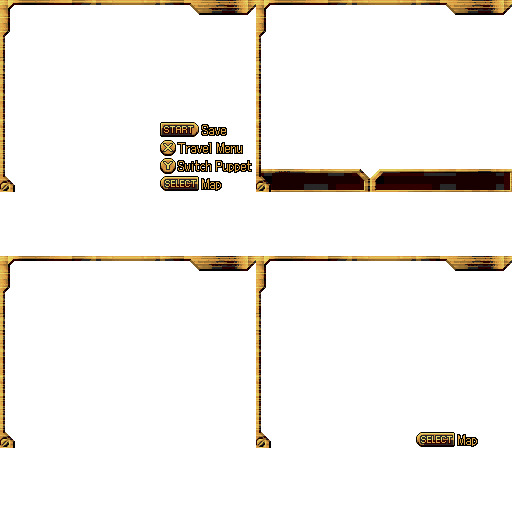
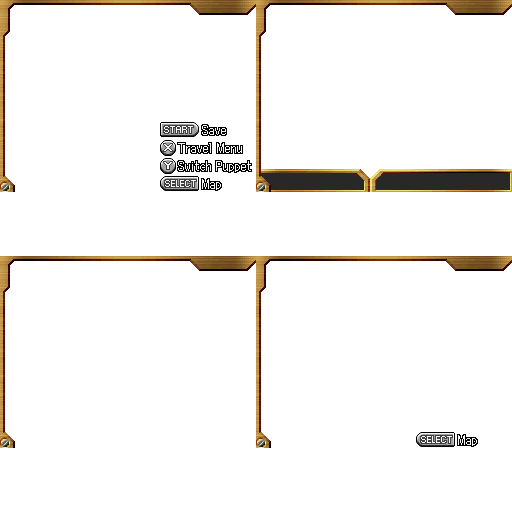
Two versions of the same layered image (512px x 512px). Layer-by-layer changes:
painted on "Layer" over [0, 0, 512, 448]
showed "nscr-grp.png", painted on it over [0, 0, 512, 448]
